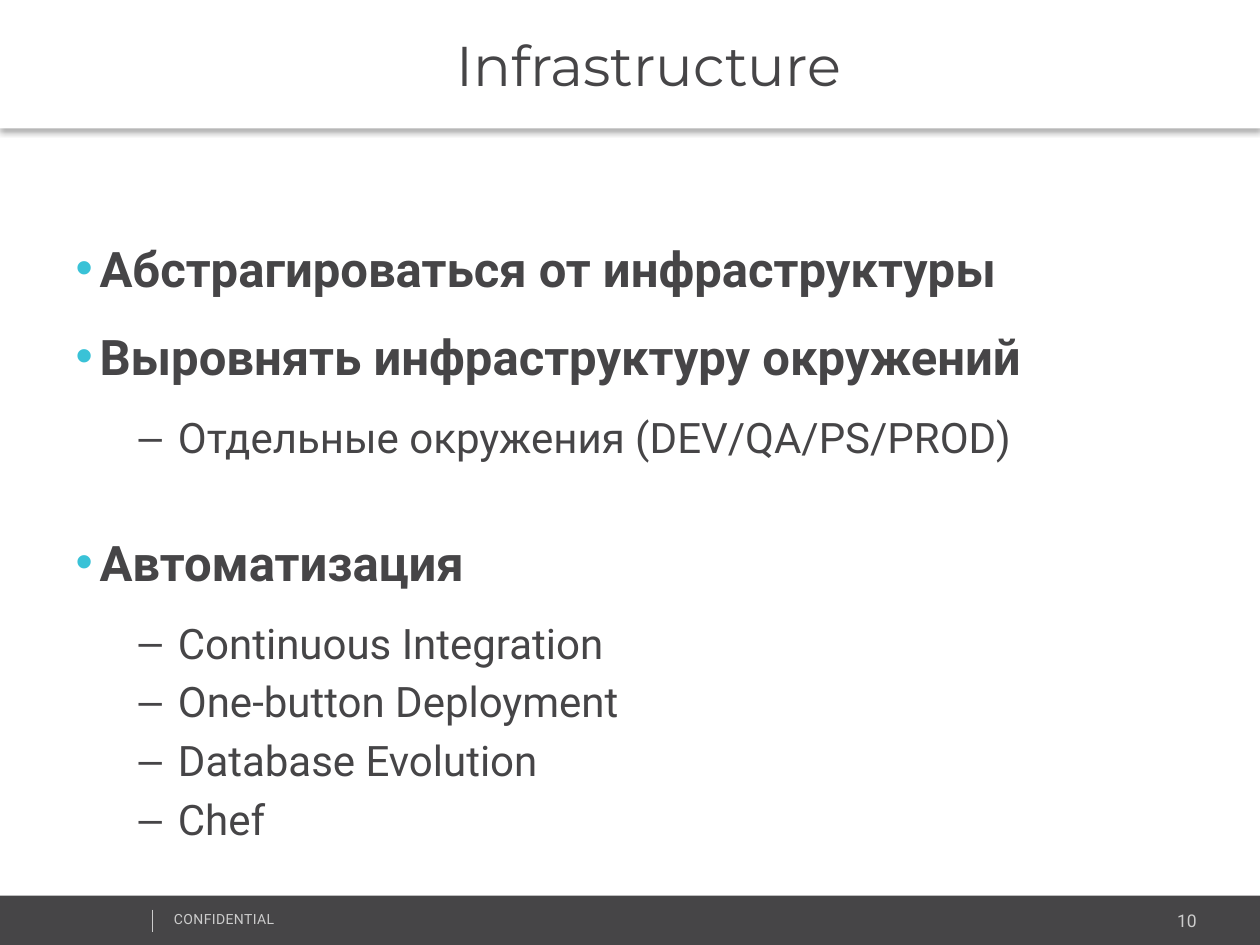
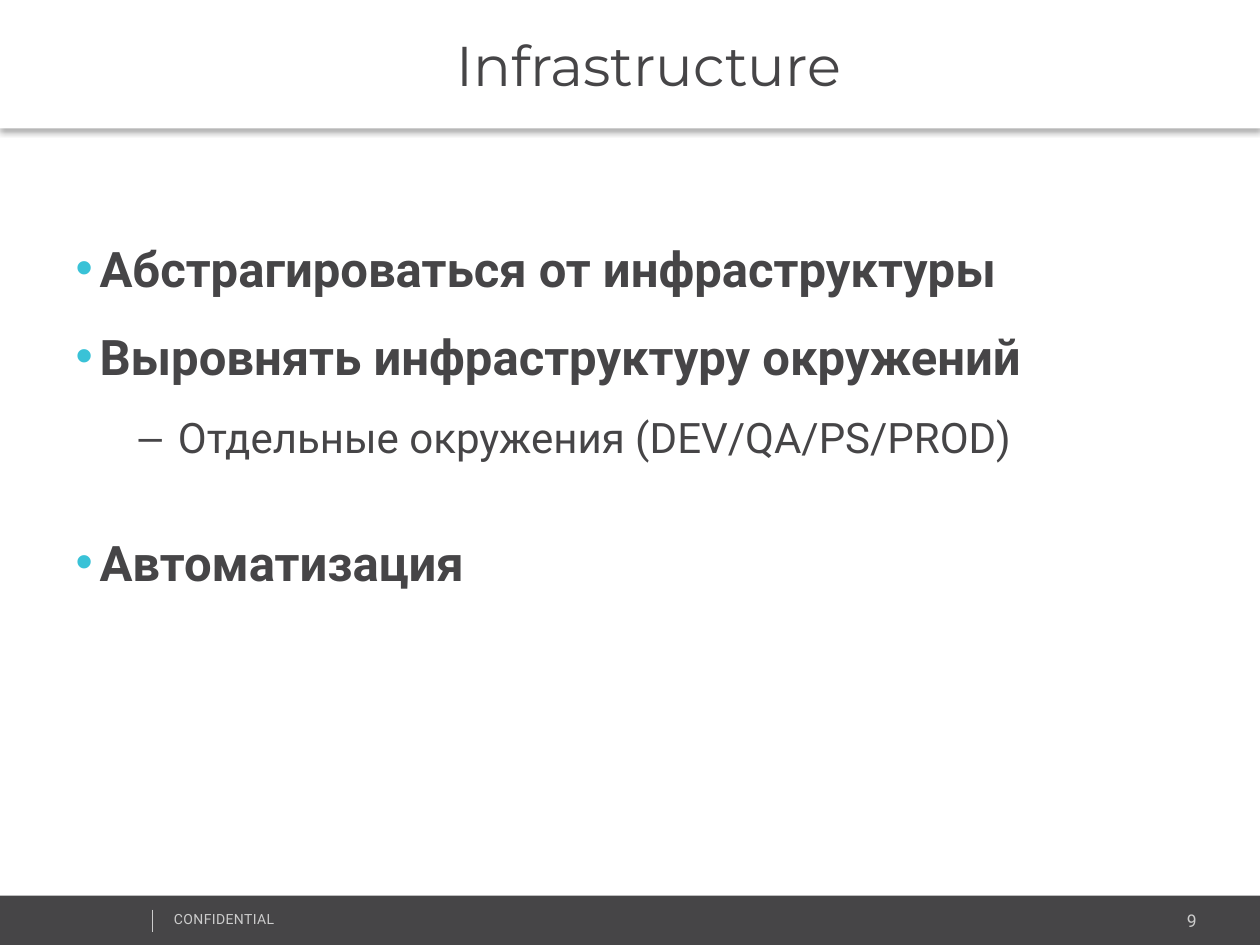
Before and after one commit to vitali-kviatkouski/personal, a slide deck: slide 9 of Microservices_Template.pptx (slide 10 before the commit). Drawn at 1260x945 pixels with LibreOffice and Linux fonts; fonts in the diff are those of the drawing; background and template pictures are left out. Boxes give left, top, right and bottom in pixels: in the first picture for what was removed or moved away, otherwise in the second. Text is boxed around its words. In the diff, an @@ line names an element or a change of style, - is before the commit and + after.

```diff
--- a/Microservices_Template.pptx
+++ b/Microservices_Template.pptx
@@ text at box(178, 628, 618, 836): paragraphs removed @@
-  – Continuous Integration
-  – One-button Deployment
-  – Database Evolution
-  – Chef
@@ page number at box(1187, 914, 1197, 927): text changed @@
-10
+9
```
Also in this commit, not shown: 4 other slides changed, 1 slide added, 2 slides removed.
